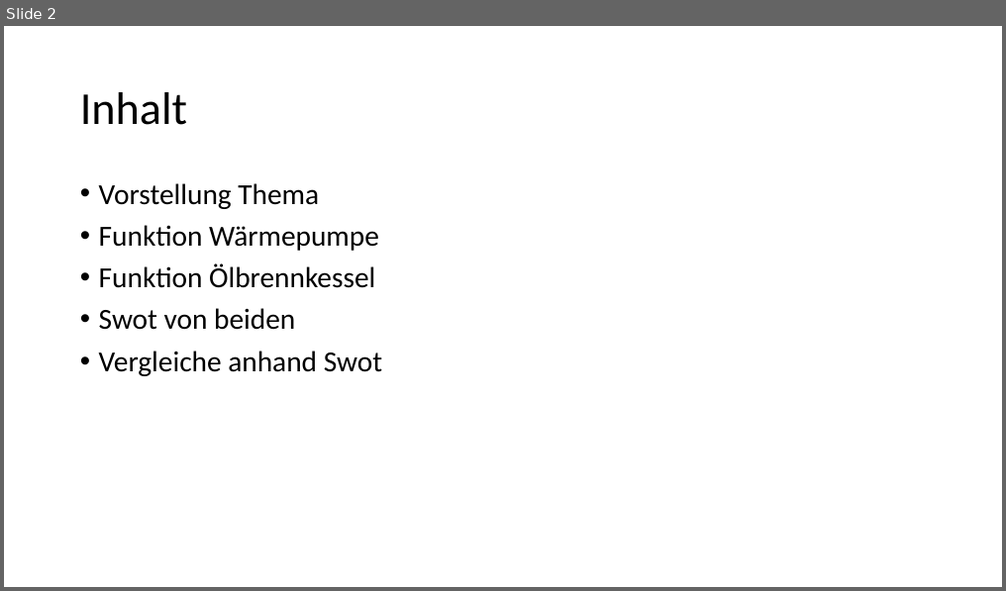
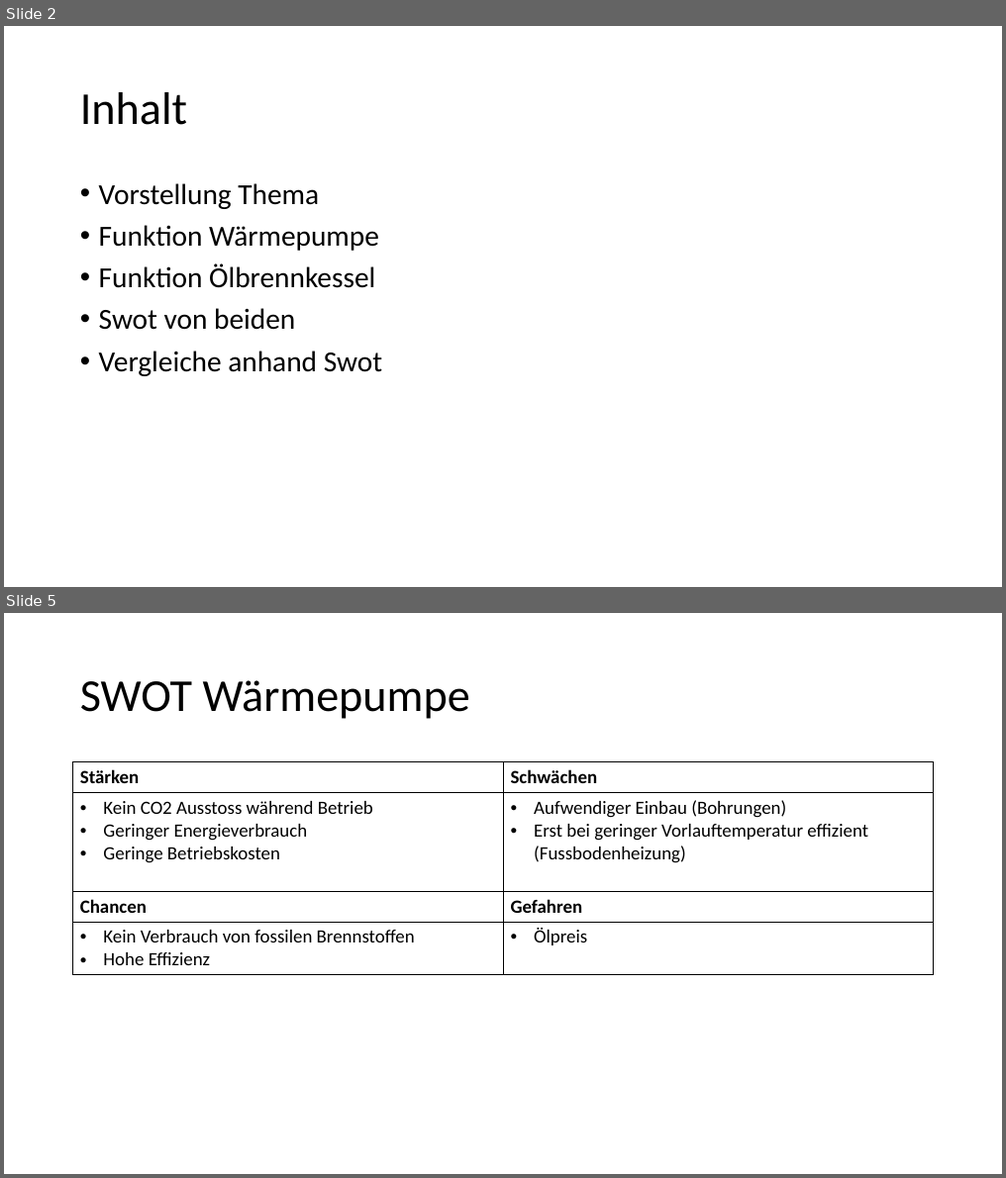
Before and after one commit to Gpas/nachhaltigkeit, a slide deck: presentation/Wärmepumpe.pptx. Shown one above the other, each under a label of ours: slide 2 before the commit, slides 2 and 5 after it; the slides between them are not shown. The pictures are 1006x591 and 1006x1178 pixels, drawn with LibreOffice and Linux fonts; fonts in the diff are those of the drawing. Boxes give left, top, right and bottom in pixels: in the first picture for what was removed or moved away, otherwise in the second. Text is boxed around its words. In the diff, an @@ line names an element or a change of style, - is before the commit and + after.

Commit message:
Wärmepumpe Presi

```diff
--- a/presentation/Wärmepumpe.pptx
+++ b/presentation/Wärmepumpe.pptx
@@ slide 5 added at [4,613,1002,1174], background #FFFFFF @@
@@ title added at [80,680,470,719], 44 pt, text #000000 @@
+SWOT Wärmepumpe
@@ table added at [73,762,934,973], 4 rows, 2 columns @@
+Stärken | Schwächen
+Kein CO2 Ausstoss während Betrieb / Geringer Energieverbrauch / Geringe Betriebskosten | Aufwendiger Einbau (Bohrungen) / Erst bei geringer Vorlauftemperatur effizient (Fussbodenheizung)
+Chancen | Gefahren
+Kein Verbrauch von fossilen Brennstoffen / Hohe Effizienz | Ölpreis
```
Also in this commit, not shown: 2 other slides added, 3 other files.
